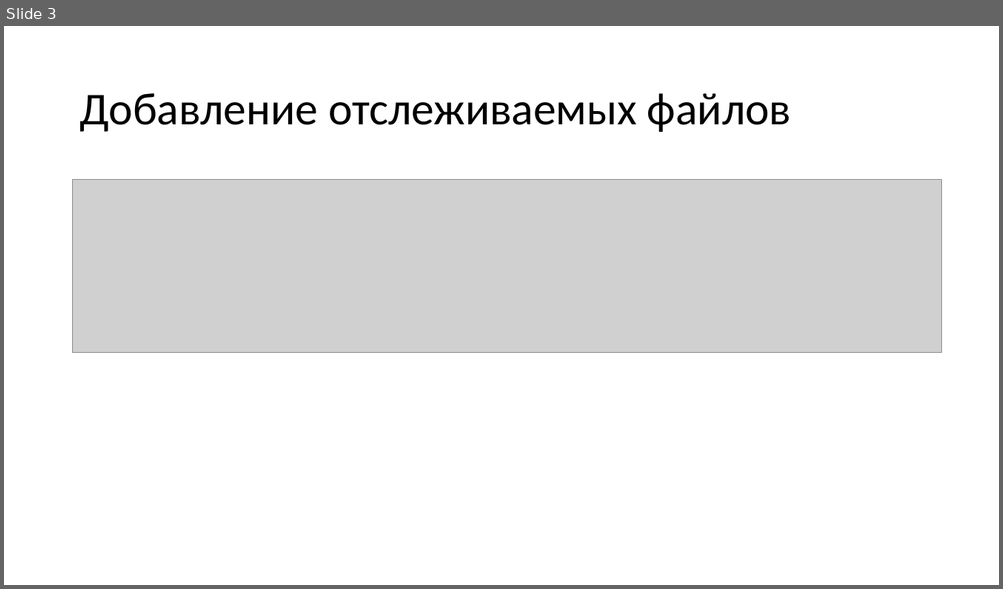
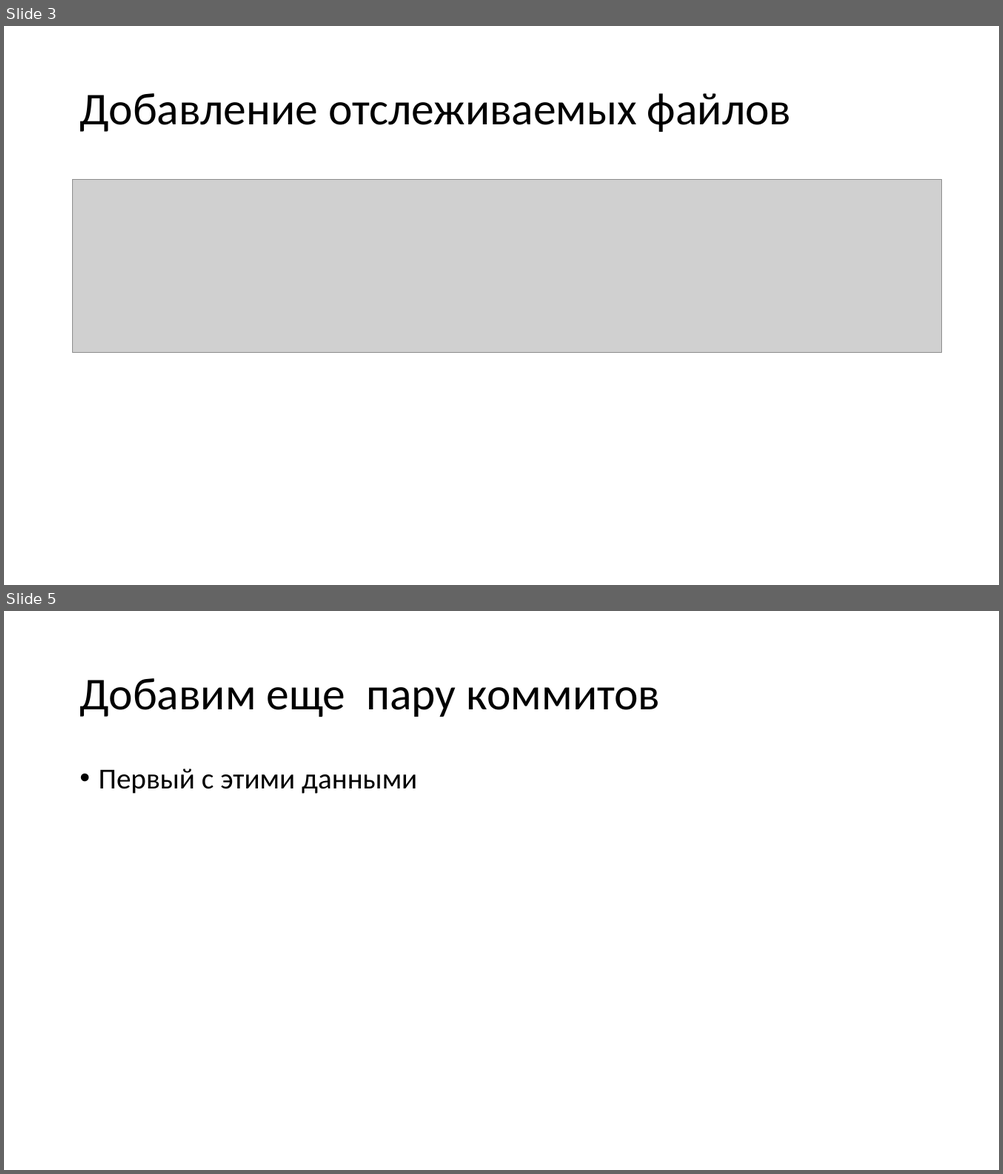
Before and after one commit to shor1to/js, a slide deck: основы работы с гит.pptx. Shown one above the other, each under a label of ours: slide 3 before the commit, slides 3 and 5 after it; the slides between them are not shown. The pictures are 1003x589 and 1003x1174 pixels, drawn with LibreOffice and Linux fonts; fonts in the diff are those of the drawing; grey boxes stand for pictures. Boxes give left, top, right and bottom in pixels: in the first picture for what was removed or moved away, otherwise in the second. Text is boxed around its words. In the diff, an @@ line names an element or a change of style, - is before the commit and + after.

```diff
--- a/основы работы с гит.pptx
+++ b/основы работы с гит.pptx
@@ slide 5 added at (4,611,999,1170), background #FFFFFF @@
@@ title added at (79,678,660,717), 44 pt, text #000000 @@
+Добавим еще пару коммитов
@@ text added at (99,769,417,794), 28 pt, text #000000 @@
+• Первый с этими данными
```
Also in this commit, not shown: 1 slide changed.
